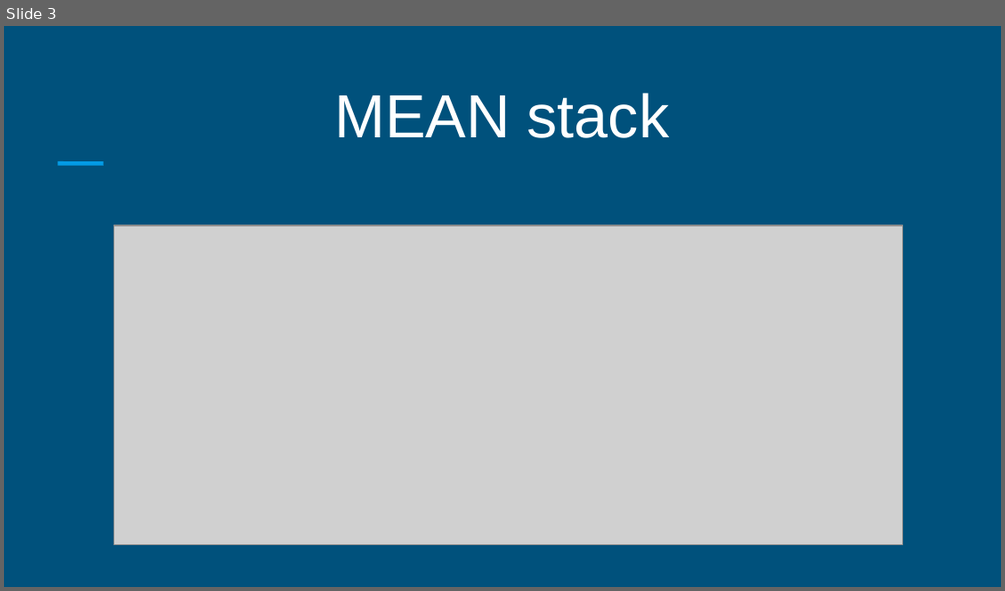
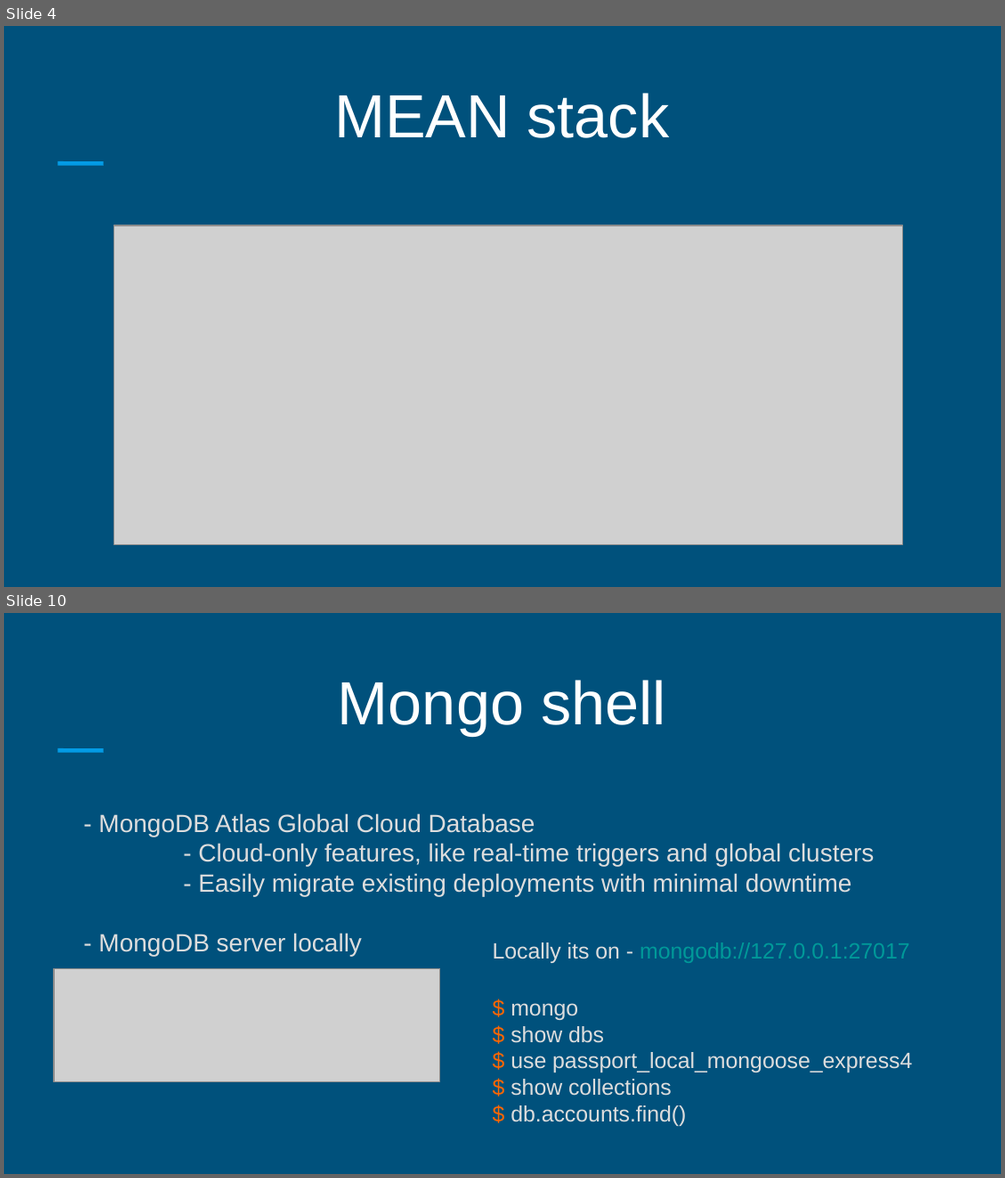
Before and after one commit to keylink/mean-stack, a slide deck: docs/mean.pptx. Shown one above the other, each under a label of ours: slide 3 before the commit, slides 4 and 10 after it; the slides between them are not shown. The pictures are 1005x591 and 1005x1178 pixels, drawn with LibreOffice and Linux fonts; fonts in the diff are those of the drawing; grey boxes stand for pictures. Boxes give left, top, right and bottom in pixels: in the first picture for what was removed or moved away, otherwise in the second. Text is boxed around its words. In the diff, an @@ line names an element or a change of style, - is before the commit and + after.

```diff
--- a/docs/mean.pptx
+++ b/docs/mean.pptx
@@ slide 10 added at (4,613,1001,1174), background #00517C; not listed: 1 template element that a slide beside it also shows @@
@@ text added at (338,680,666,735), 44 pt, text #FFFFFF @@
+Mongo shell
@@ text added at (98,813,874,956), 18 pt, text #DDDDDD @@
+- MongoDB Atlas Global Cloud Database
+- Cloud-only features, like real-time triggers and global clusters
+- Easily migrate existing deployments with minimal downtime
+- MongoDB server locally
@@ text added at (493,942,912,1126), 16 pt, text #DDDDDD @@
+Locally its on - mongodb://127.0.0.1:27017
+$ mongo
+$ show dbs
+$ use passport_local_mongoose_express4
+$ show collections
+$ db.accounts.find()
@@ picture added at (54,968,439,1080) @@
@@ what was slide 3 is now slide 4 @@
```
Also in this commit, not shown: 2 slides changed, 18 other slides added, 5 slides removed.
